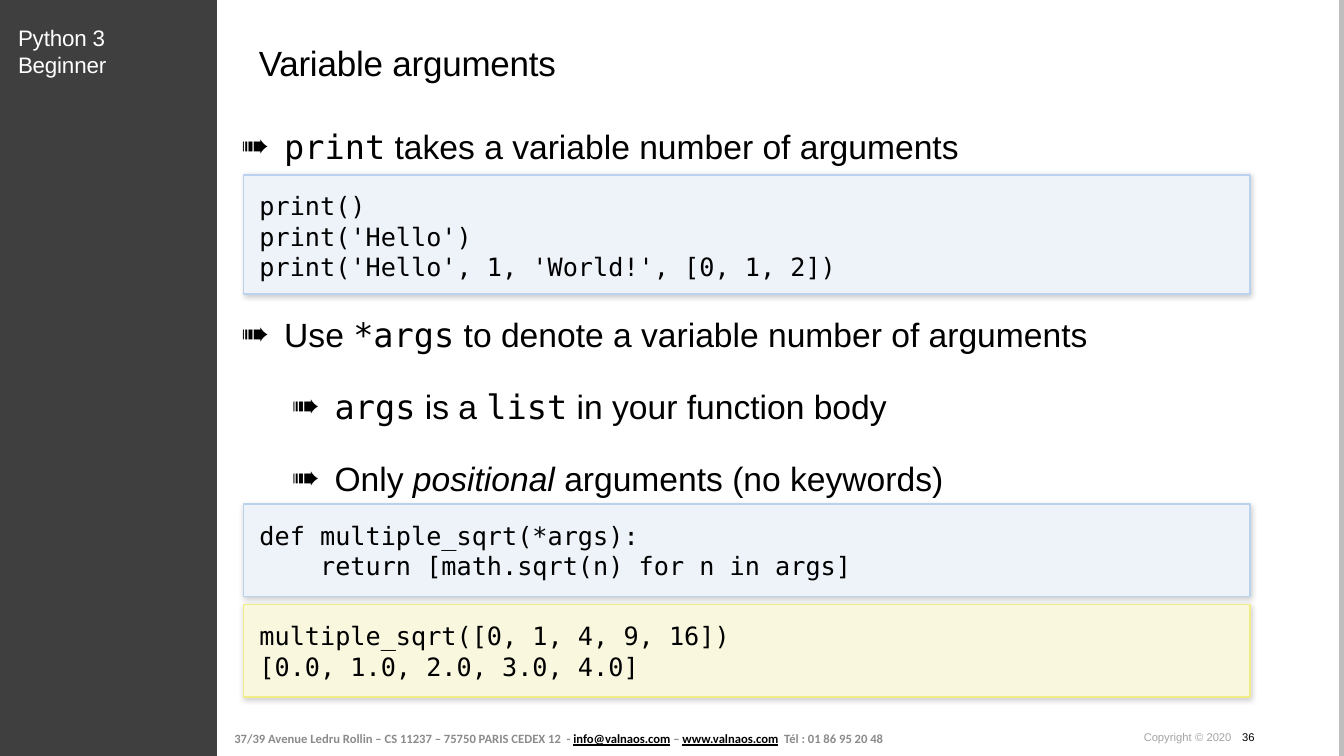
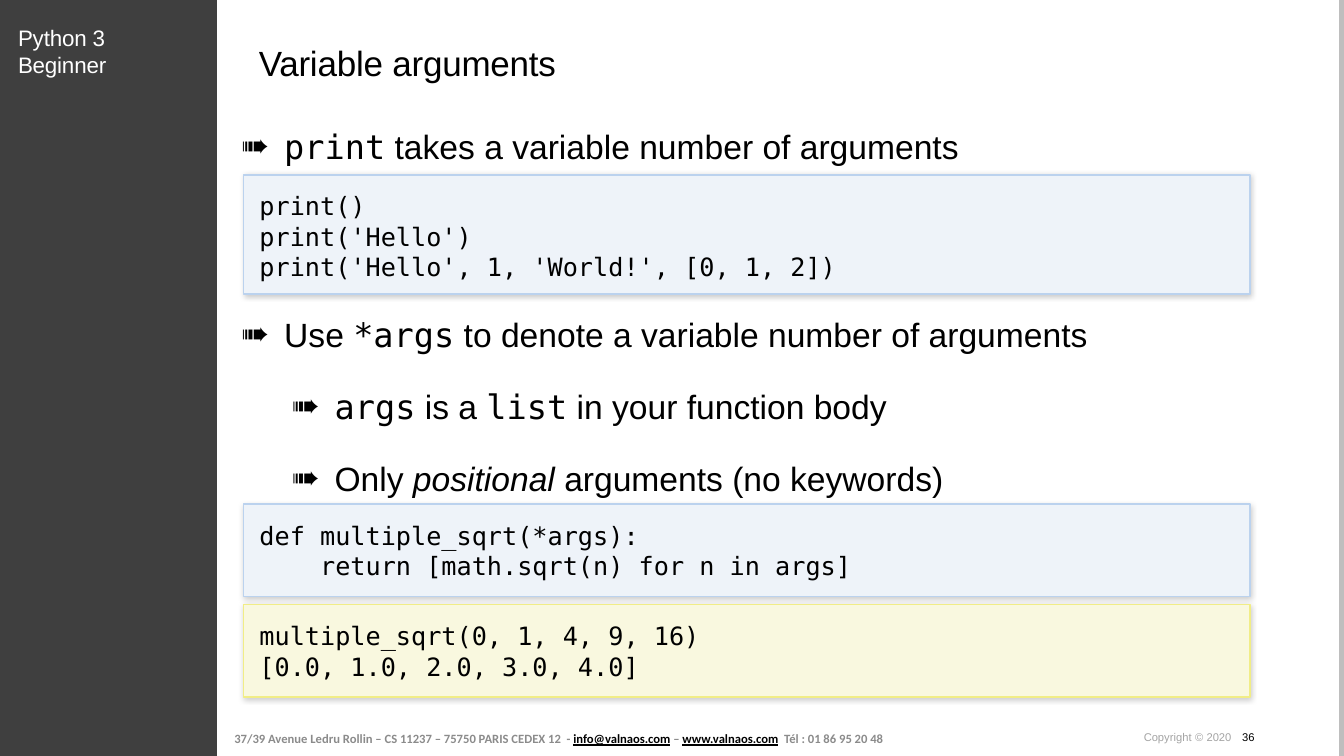
Before and after one commit to cstar-industries/python-3-beginner, a slide deck: slide 36 of 004-Functions-And-More/Functions And More - Slides.pptx. Drawn at 1344x756 pixels with LibreOffice and Linux fonts; fonts in the diff are those of the drawing; background and template pictures are left out. Boxes give left, top, right and bottom in pixels: in the first picture for what was removed or moved away, otherwise in the second. Text is boxed around its words. In the diff, an @@ line names an element or a change of style, - is before the commit and + after.

```diff
--- a/004-Functions-And-More/Functions And More - Slides.pptx
+++ b/004-Functions-And-More/Functions And More - Slides.pptx
@@ text in rectangle at box(259, 625, 700, 651): text changed @@
-multiple_sqrt([0, 1, 4, 9, 16])
+multiple_sqrt(0, 1, 4, 9, 16)
```
Also in this commit, not shown: 1 other file.
